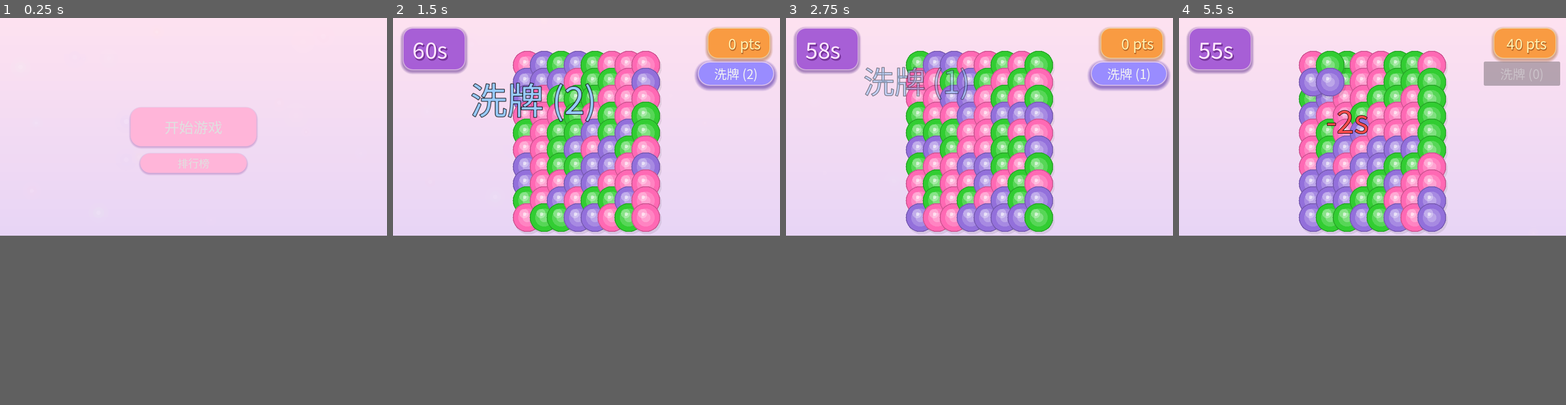
Above: before the commit, frames 1-4 (left to right).
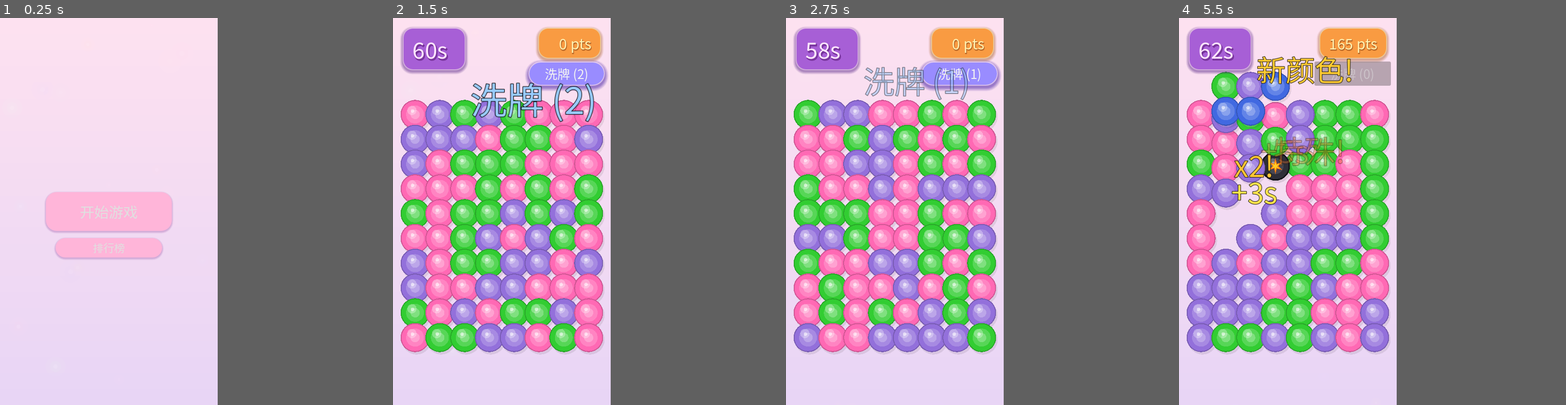
Above: after the commit, the same moments.

Repository: a812358816/bubble-match
Game: Godot game, scene res://main.tscn
Same seed, same stepped clock (60 frames per second), same inputs: the game is played once before the commit and once after it.
Inputs (mouse positions are in pixels of both pictures, inside the frame that each line leads up to):
- Up to frame 1 (0.25 s): no input
- Up to frame 2 (1.5 s): click "开始游戏" at 0.5 s; click "洗牌 (3)" at 1.25 s
- Up to frame 3 (2.75 s): click "洗牌 (2)" at 2 s
- Up to frame 4 (5.5 s): click "洗牌 (1)" at 2.75 s; move the mouse to (1314, 64) at 3.52 s; click (1314, 64) at 3.67 s; move the mouse to (1314, 99) at 4.27 s; click (1314, 99) at 4.42 s; move the mouse to (1314, 114) at 5.02 s; click (1314, 114) at 5.17 s
In our replay, the window is 800x450 before the commit and 450x800 after it. These sizes can differ from the game's own. Grey fills any space a smaller window leaves; there, only what the larger window draws over its background counts as a difference.

The runs differ from the first frame. In frame 1, 9.3% of the frame differs, in the area x 11-67%, y 23-63%; in frame 2, 66%; in frame 3, 67%; in frame 4, 67%, in the area x 0-100%, y 0-100%.

Commit message:
修正：竖屏 1080×1920 + 网格适配
- 视口 1080×1920（竖屏/手机原生比例）
- spacing 0.15→0.22 避免封顶
- max_bubble 600→650
- 网格铺满 96%宽 × 68%高

Diff:
--- a/project.godot
+++ b/project.godot
@@ -22,8 +22,8 @@
 
 [display]
 
-window/size/viewport_width=1920
-window/size/viewport_height=1080
+window/size/viewport_width=1080
+window/size/viewport_height=1920
 window/stretch/mode="2d"
 
 [physics]
--- a/src/gameplay/bubble_match.gd
+++ b/src/gameplay/bubble_match.gd
@@ -9,13 +9,13 @@
 
 @export var grid_cols: int = 8
 @export var grid_rows: int = 10
-@export var max_bubble_size: float = 600.0
+@export var max_bubble_size: float = 650.0
 @export var min_bubble_size: float = 60.0
 @export var min_match: int = 3
 @export var offset_x: float = 20.0
 @export var offset_y: float = 20.0
 @export var round_seconds: float = 60.0
-@export var spacing_factor: float = 0.15
+@export var spacing_factor: float = 0.22
 
 var _actual_bubble_size: float = 80.0
 
